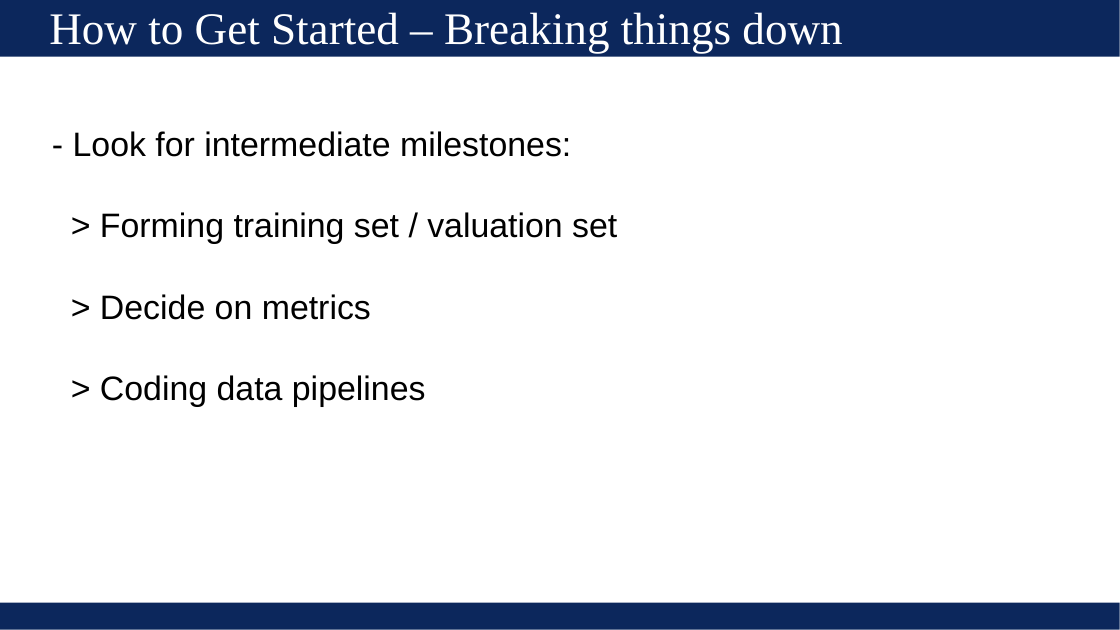
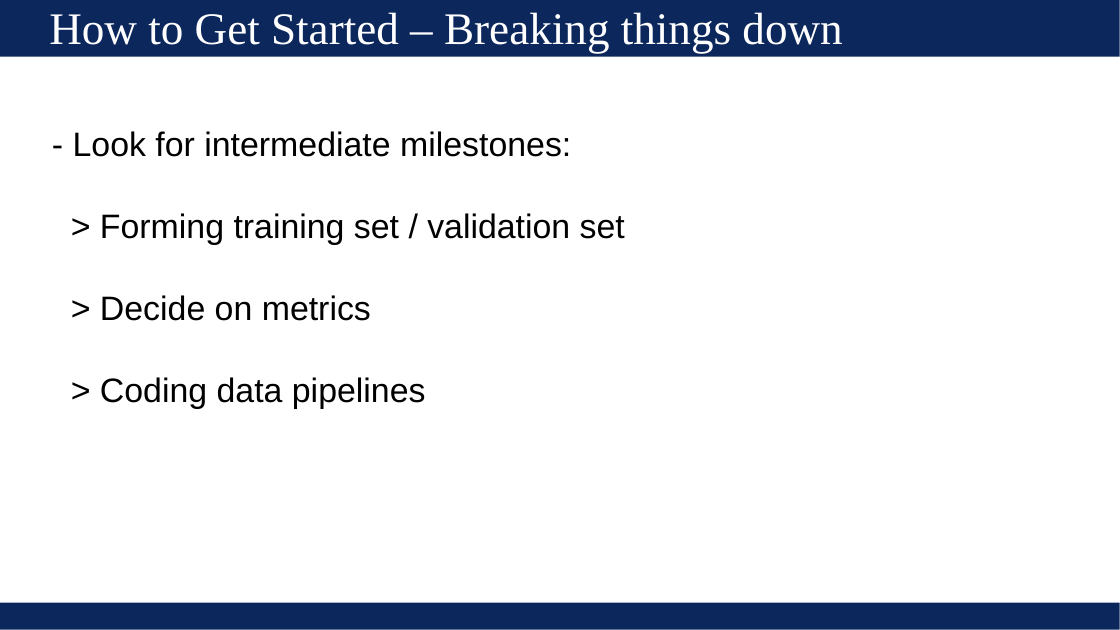
Before and after one commit to UVADS/ds6011, a slide deck: slide 3 of 02_getting_started.ppt. Drawn at 1120x630 pixels with LibreOffice and Linux fonts; fonts in the diff are those of the drawing. Boxes give left, top, right and bottom in pixels: in the first picture for what was removed or moved away, otherwise in the second. Text is boxed around its words. In the diff, an @@ line names an element or a change of style, - is before the commit and + after.

```diff
--- a/02_getting_started.ppt
+++ b/02_getting_started.ppt
@@ text at (100, 213, 625, 244): text changed @@
-> Forming training set / valuation set
+> Forming training set / validation set
```
Also in this commit, not shown: 1 other slide changed, 1 other file.
